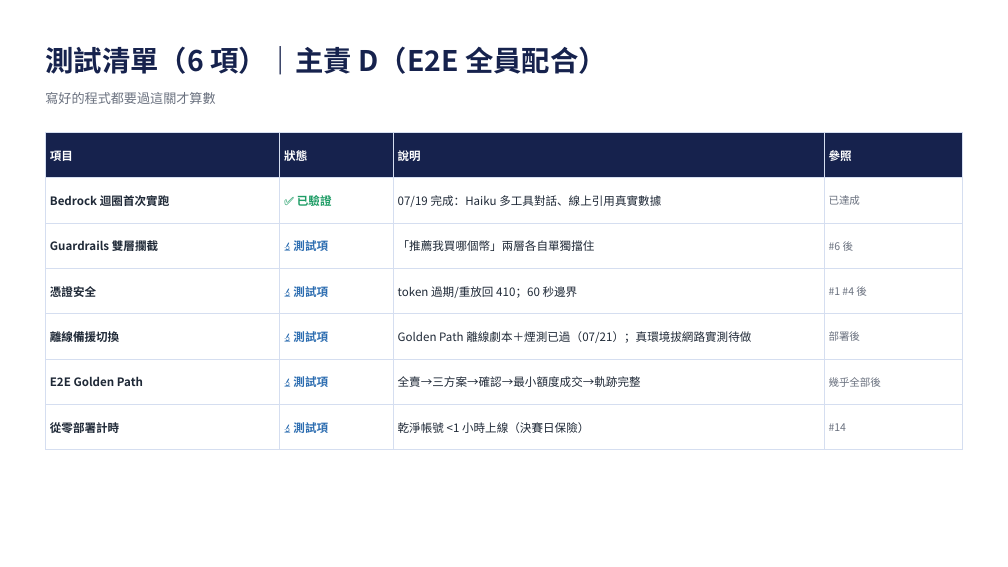
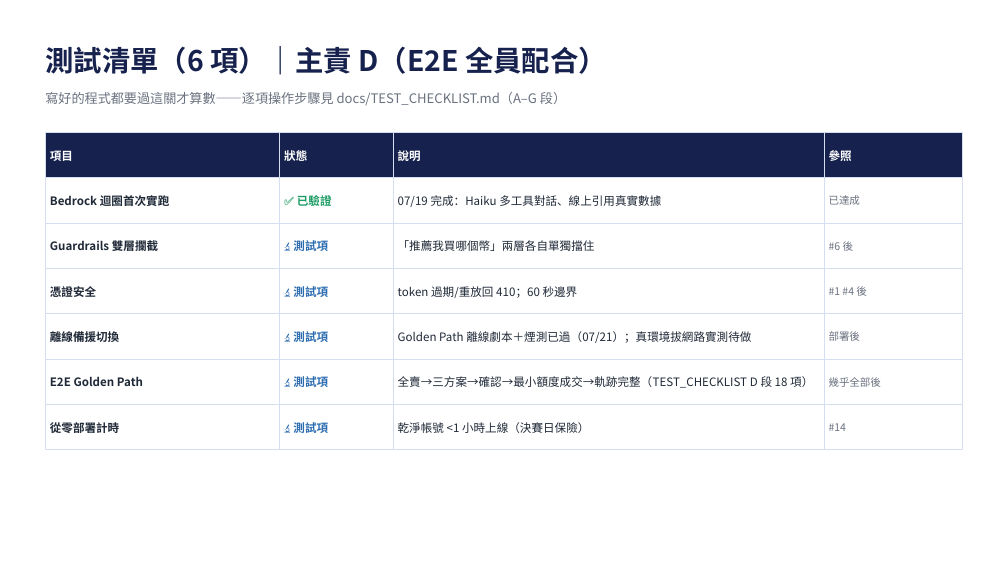
Before and after one commit to giont565/MaiMate, a slide deck: slide 6 of docs/MaiMate_開發手冊.pptx. Drawn at 1008x567 pixels with LibreOffice and Linux fonts; fonts in the diff are those of the drawing. Boxes give left, top, right and bottom in pixels: in the first picture for what was removed or moved away, otherwise in the second. Text is boxed around its words. In the diff, an @@ line names an element or a change of style, - is before the commit and + after.

```diff
--- a/docs/MaiMate_開發手冊.pptx
+++ b/docs/MaiMate_開發手冊.pptx
@@ text at box(45, 92, 566, 105): text changed @@
-寫好的程式都要過這關才算數
+寫好的程式都要過這關才算數——逐項操作步驟見 docs/TEST_CHECKLIST.md（A–G 段）
@@ table at box(45, 132, 963, 437) @@
-row 6, column 3: 全賣→三方案→確認→最小額度成交→軌跡完整
+row 6, column 3: 全賣→三方案→確認→最小額度成交→軌跡完整（TEST_CHECKLIST D 段 18 項）
```
Also in this commit, not shown: 6 other slides changed, 1 other file.
